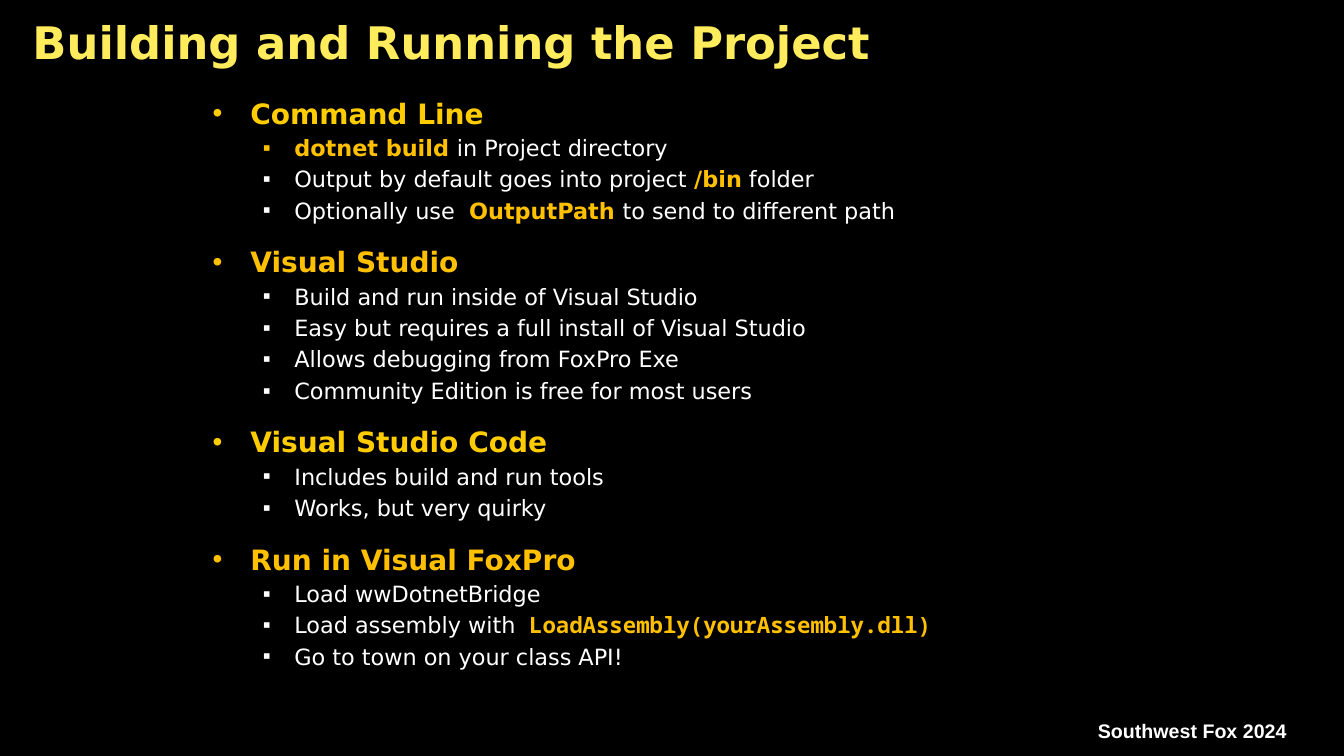
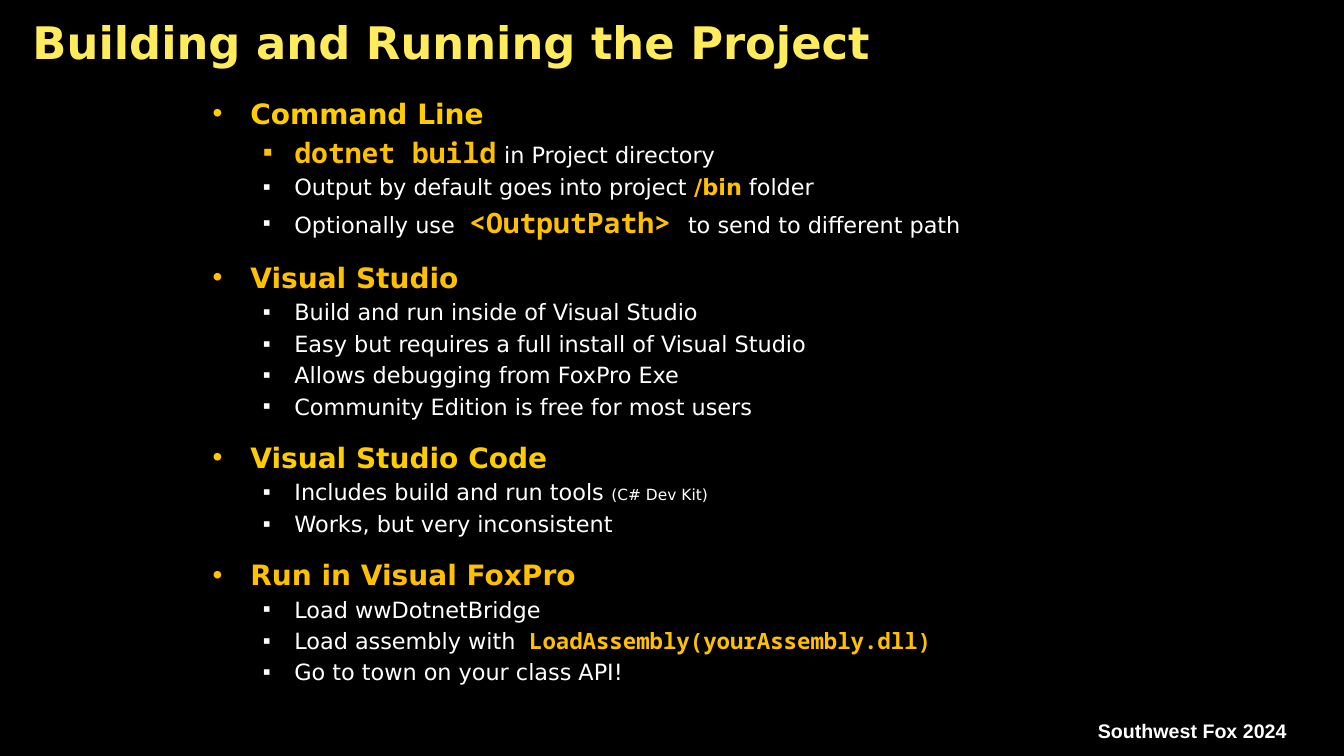
Before and after one commit to RickStrahl/swfox2024-wwdotnetbridge-revisited, a slide deck: slide 27 of Documents/Strahl-swFox2024-wwDotnetBridge-Revisited.pptx. Drawn at 1344x756 pixels with LibreOffice and Linux fonts; fonts in the diff are those of the drawing; background and template pictures are left out. Boxes give left, top, right and bottom in pixels: in the first picture for what was removed or moved away, otherwise in the second. Text is boxed around its words. In the diff, an @@ line names an element or a change of style, - is before the commit and + after.

```diff
--- a/Documents/Strahl-swFox2024-wwDotnetBridge-Revisited.pptx
+++ b/Documents/Strahl-swFox2024-wwDotnetBridge-Revisited.pptx
@@ text at [294, 141, 715, 168]: size 16 to 20 pt, font DejaVu Sans to Noto Sans Mono in "dotnet build" @@
@@ text at [294, 211, 961, 240]: text changed @@
-  ▪ Optionally use OutputPath to send to different path
+  ▪ Optionally use <OutputPath> to send to different path
@@ text at [294, 483, 707, 537]: text changed @@
-  ▪ Includes build and run tools
-  ▪ Works, but very quirky
+  ▪ Includes build and run tools (C# Dev Kit)
+  ▪ Works, but very inconsistent
```
Also in this commit, not shown: 14 other slides changed, 24 other files.
